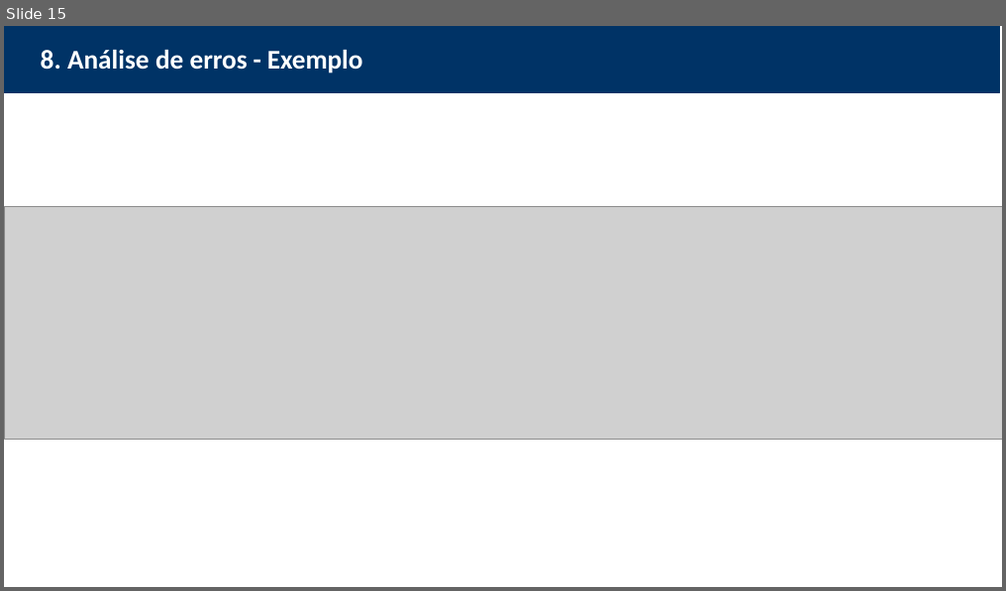
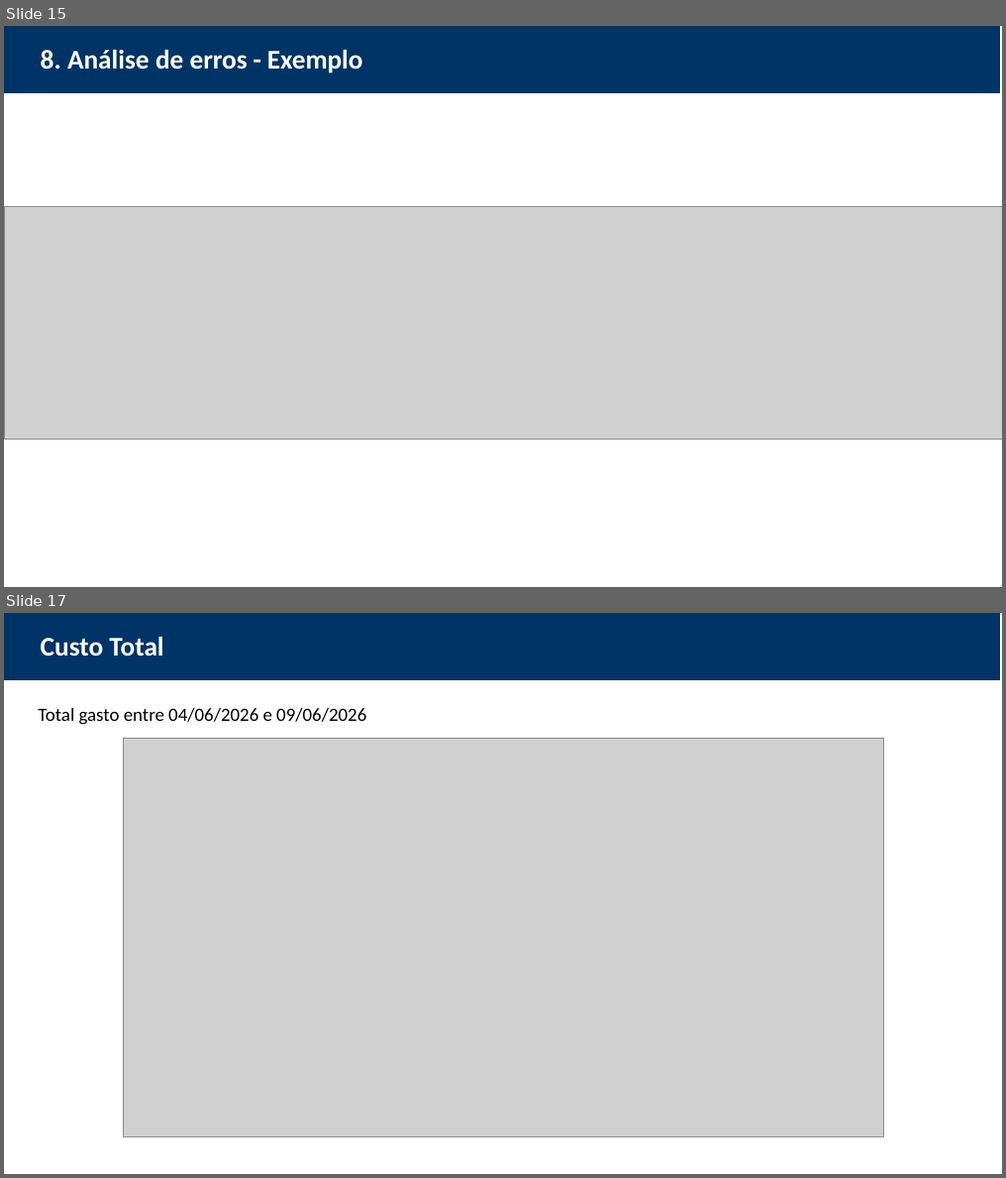
Before and after one commit to rmansano/projeto_agente_eda, a slide deck: docs/Apresentação.pptx. Shown one above the other, each under a label of ours: slide 15 before the commit, slides 15 and 17 after it; the slides between them are not shown. The pictures are 1006x591 and 1006x1178 pixels, drawn with LibreOffice and Linux fonts; fonts in the diff are those of the drawing; grey boxes stand for pictures. Boxes give left, top, right and bottom in pixels: in the first picture for what was removed or moved away, otherwise in the second. Text is boxed around its words. In the diff, an @@ line names an element or a change of style, - is before the commit and + after.

```diff
--- a/docs/Apresentação.pptx
+++ b/docs/Apresentação.pptx
@@ slide 17 added at (4,613,1002,1174), background #FFFFFF; not listed: 2 template elements that a slide beside it also shows @@
@@ title added at (41,637,163,657), 26 pt, text #FFFFFF, bold @@
+Custo Total
@@ text added at (38,708,366,725), 18 pt, text #000000 @@
+Total gasto entre 04/06/2026 e 09/06/2026
@@ picture added at (123,738,884,1137) @@
```
Also in this commit, not shown: 5 slides changed, 1 other slide added, 9 other files.
